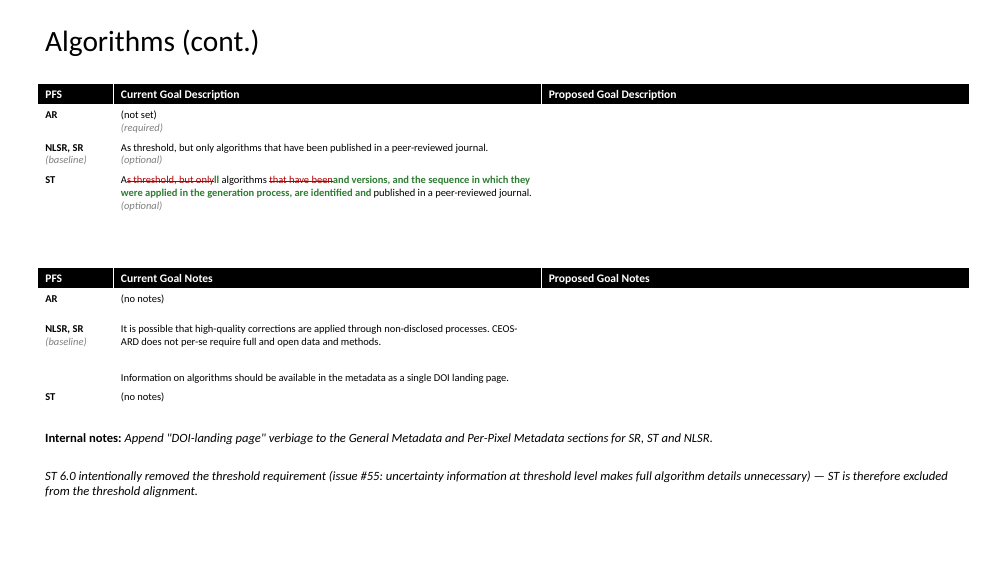
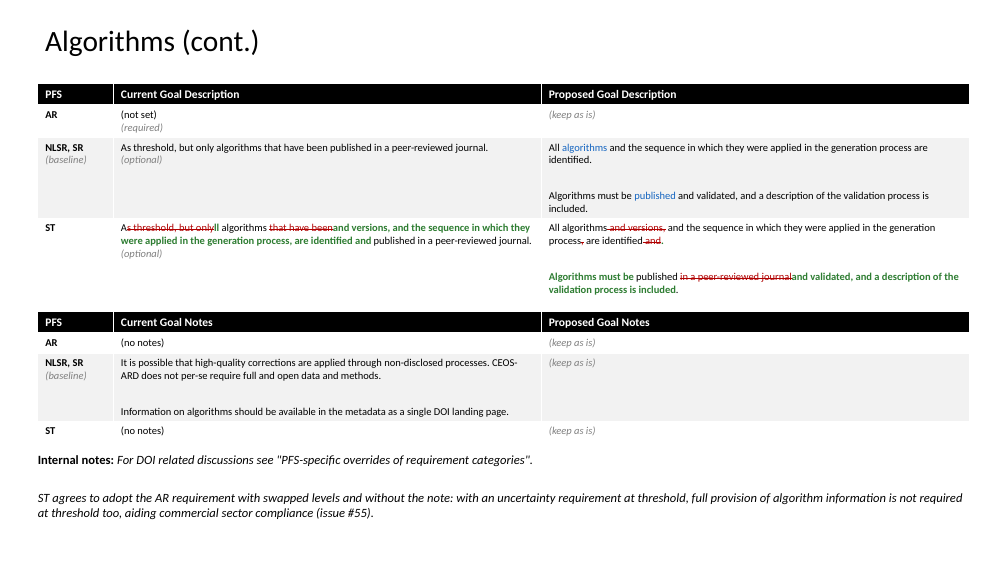
Before and after one commit to ceos-org/ceos-ard, a slide deck: slide 25 of differences.pptx (slide 27 before the commit). Drawn at 1008x567 pixels with LibreOffice and Linux fonts; fonts in the diff are those of the drawing. Boxes give left, top, right and bottom in pixels: in the first picture for what was removed or moved away, otherwise in the second. Text is boxed around its words. In the diff, an @@ line names an element or a change of style, - is before the commit and + after.

```diff
--- a/differences.pptx
+++ b/differences.pptx
@@ table at (x1=38, y1=83, x2=969, y2=419) @@
-row 2, column 3: 
+row 2, column 3: (keep as is)
-row 3, column 3: 
+row 3, column 3: All algorithms and the sequence in which they were applied in the generation process are identified. / Algorithms must be published and validated, and a description of the validation process is included.
-row 4, column 3: 
+row 4, column 3: All algorithms and versions, and the sequence in which they were applied in the generation process, are identified and. / Algorithms must be published in a peer-reviewed journaland validated, and a description of the validation process is included.
@@ fill #FFFFFF to #F2F2F2 in row 3 @@
@@ table at (x1=38, y1=312, x2=969, y2=506) @@
-row 2, column 3: 
+row 2, column 3: (keep as is)
-row 3, column 3: 
+row 3, column 3: (keep as is)
-row 4, column 3: 
+row 4, column 3: (keep as is)
@@ fill #FFFFFF to #F2F2F2 in row 3 @@
@@ table resized from (x1=38, y1=267, x2=969, y2=446) to (x1=38, y1=312, x2=969, y2=506) @@
@@ text at (x1=38, y1=455, x2=963, y2=519): text changed @@
-Internal notes: Append "DOI-landing page" verbiage to the General Metadata and Per-Pixel Metadata sections for SR, ST and NLSR.
-ST 6.0 intentionally removed the threshold requirement (issue #55: uncertainty information at threshold level makes full algorithm details unnecessary) — ST is therefore excluded from the threshold alignment.
+Internal notes: For DOI related discussions see "PFS-specific overrides of requirement categories".
+ST agrees to adopt the AR requirement with swapped levels and without the note: with an uncertainty requirement at threshold, full provision of algorithm information is not required at threshold too, aiding commercial sector compliance (issue #55).
```
Also in this commit, not shown: 69 other slides changed, 6 slides added, 8 slides removed, 3 other files.
